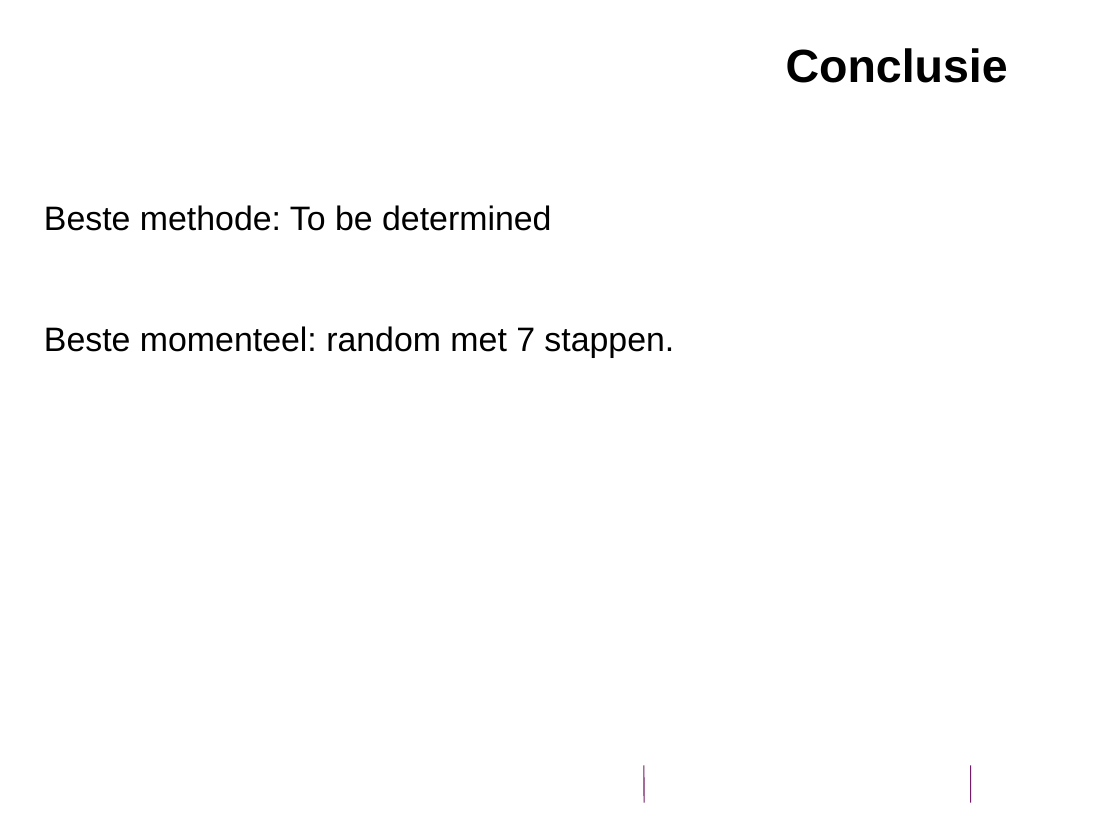
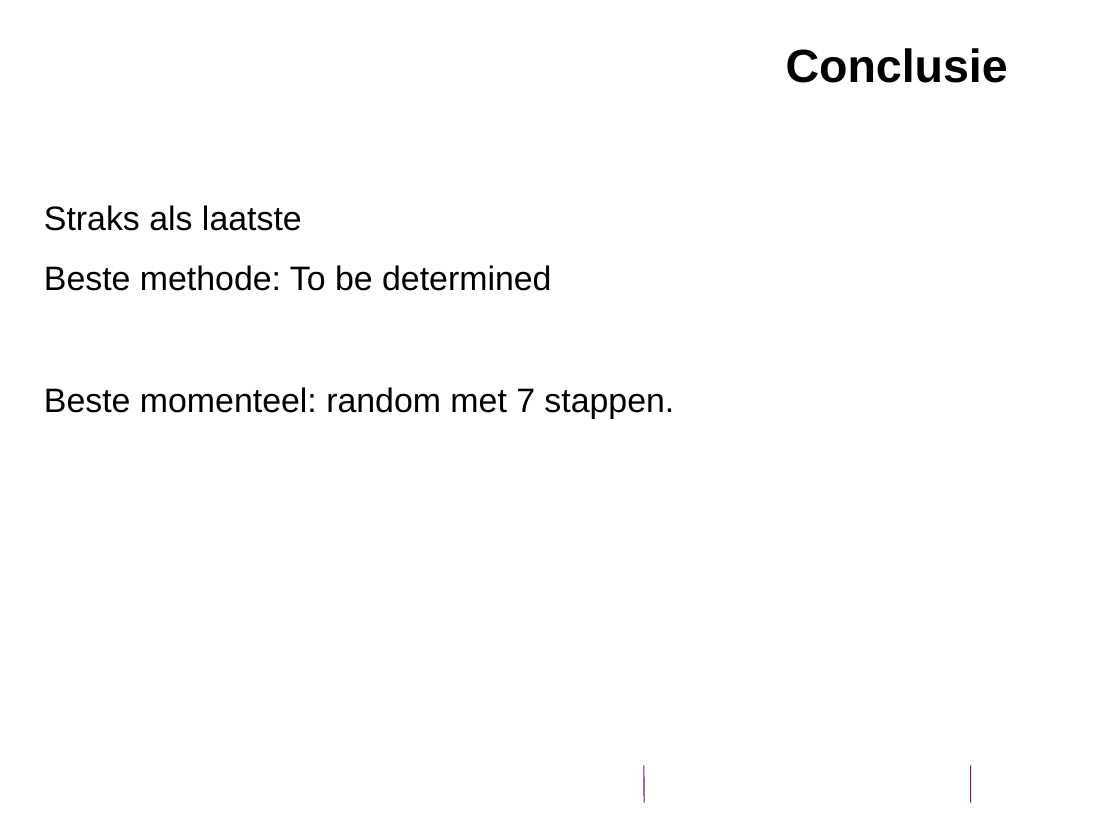
Before and after one commit to oekeur/MinProg_Heuristieken, a slide deck: slide 11 of Presentations/Presentation rushhour week 6 final.pptx. Drawn at 1120x840 pixels with LibreOffice and Linux fonts; fonts in the diff are those of the drawing; background and template pictures are left out. Boxes give left, top, right and bottom in pixels: in the first picture for what was removed or moved away, otherwise in the second. Text is boxed around its words. In the diff, an @@ line names an element or a change of style, - is before the commit and + after.

Commit message:
presentatie

```diff
--- a/Presentations/Presentation rushhour week 6 final.pptx
+++ b/Presentations/Presentation rushhour week 6 final.pptx
@@ text at [44,205,302,231]: paragraph added @@
+Straks als laatste
```
